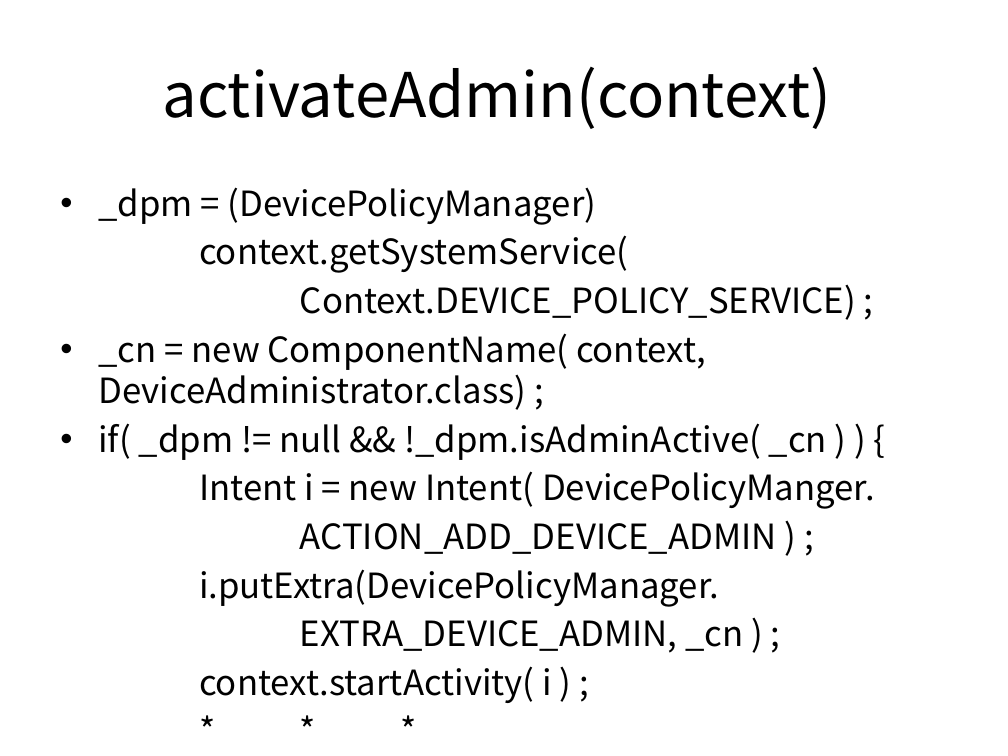
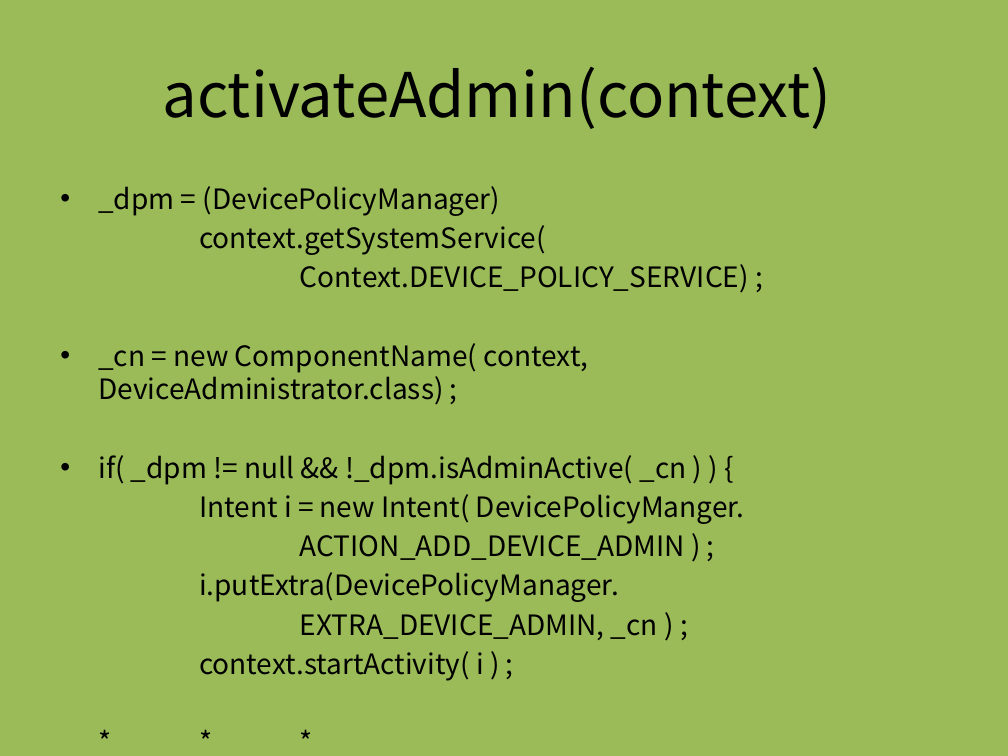
Before and after one commit to dummyFirst/NHK_Japanese, a slide deck: slide 8 of Android/AppControl.pptx. Drawn at 1008x756 pixels with LibreOffice and Linux fonts; fonts in the diff are those of the drawing. Boxes give left, top, right and bottom in pixels: in the first picture for what was removed or moved away, otherwise in the second. Text is boxed around its words. In the diff, an @@ line names an element or a change of style, - is before the commit and + after.

```diff
--- a/Android/AppControl.pptx
+++ b/Android/AppControl.pptx
@@ background #FFFFFF to #9BBB59 @@
@@ text "_dpm = (DevicePolicyManager)" at (x1=98, y1=186, x2=749, y2=681): size 24.8 to 20 pt @@
```
Also in this commit, not shown: 8 other slides changed, 6 slides added.
